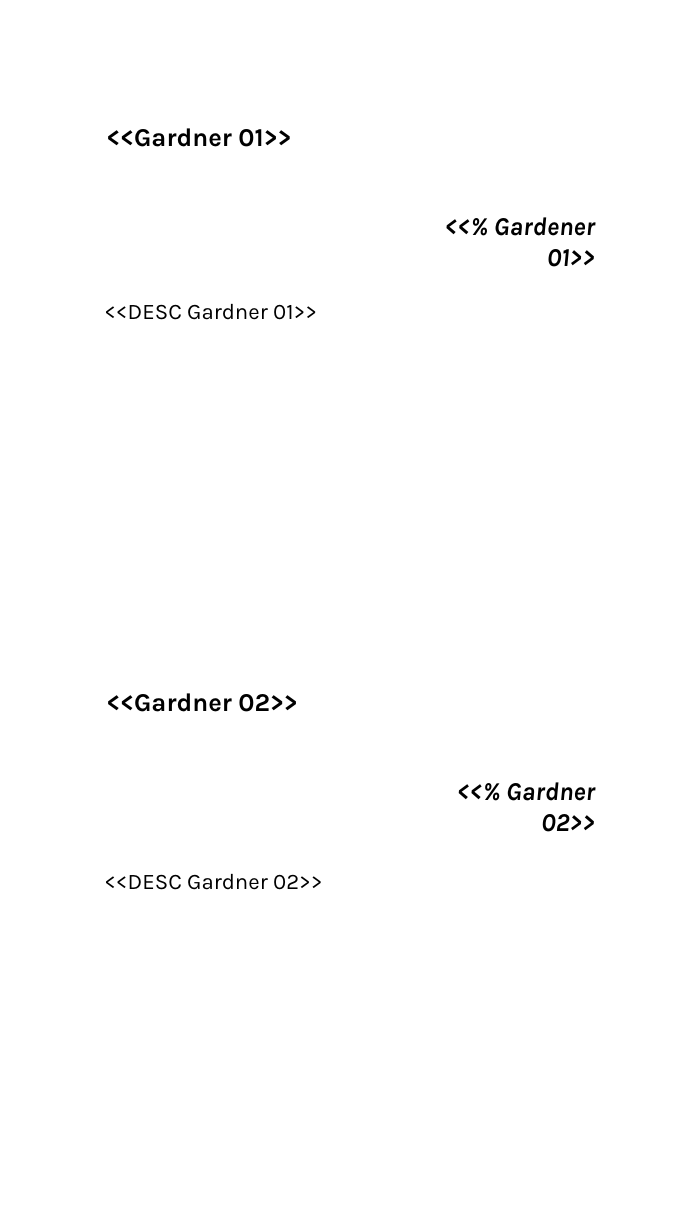
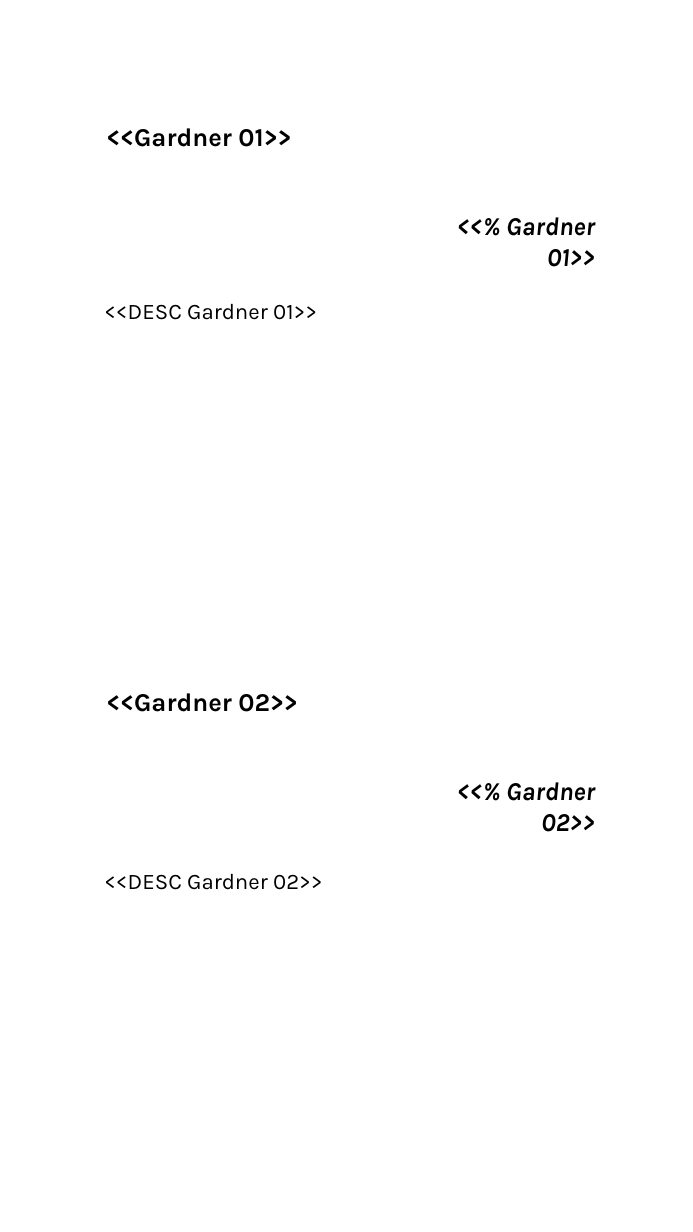
Before and after one commit to gero-educacion/reportgen, a slide deck: slide 26 of assets/Template_Autoconocimiento 2.0 (completo).pptx. Drawn at 693x1232 pixels with LibreOffice and Linux fonts; fonts in the diff are those of the drawing; background and template pictures are left out. Boxes give left, top, right and bottom in pixels: in the first picture for what was removed or moved away, otherwise in the second. Text is boxed around its words. In the diff, an @@ line names an element or a change of style, - is before the commit and + after.

```diff
--- a/assets/Template_Autoconocimiento 2.0 (completo).pptx
+++ b/assets/Template_Autoconocimiento 2.0 (completo).pptx
@@ text at (506, 217, 595, 267): text changed @@
-<<% Gardener 01>>
+<<% Gardner 01>>
```
Also in this commit, not shown: 2 other slides changed, 1 slide added, 1 slide removed, 13 other files.
